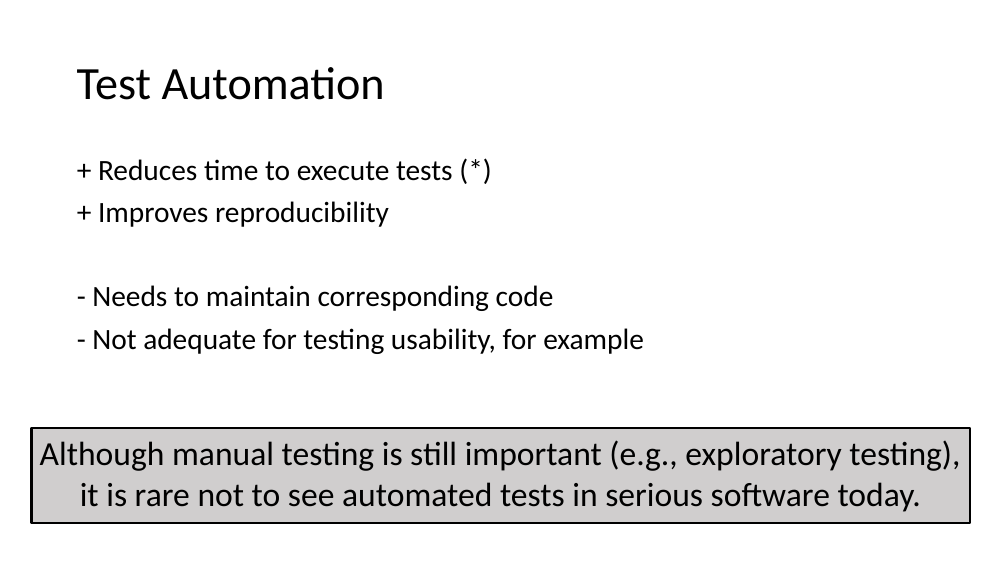
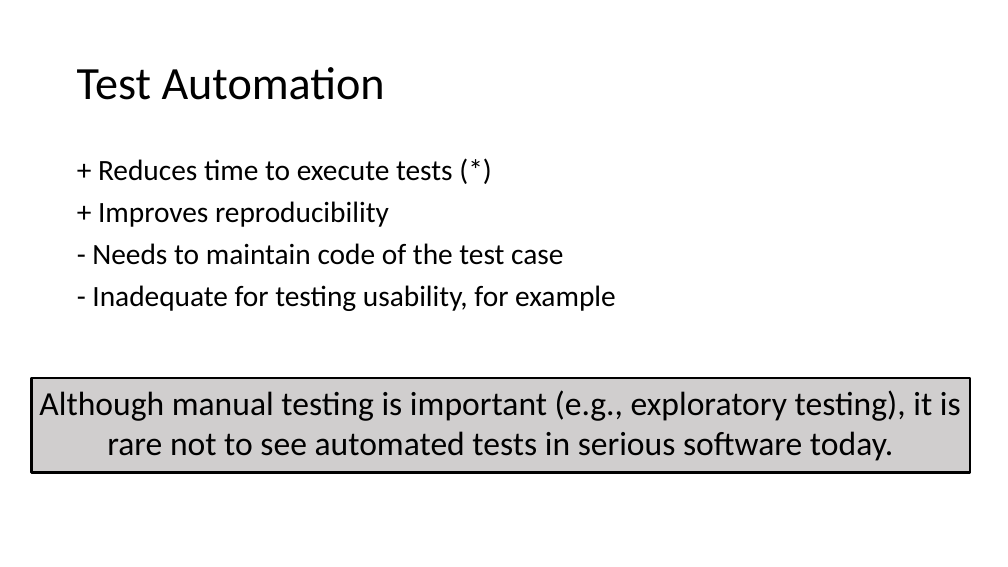
Before and after one commit to damorim/testing-cin-minicourse, a slide deck: slide 19 of testing-minicourse.pptx. Drawn at 1008x567 pixels with LibreOffice and Linux fonts; fonts in the diff are those of the drawing. Boxes give left, top, right and bottom in pixels: in the first picture for what was removed or moved away, otherwise in the second. Text is boxed around its words. In the diff, an @@ line names an element or a change of style, - is before the commit and + after.

```diff
--- a/testing-minicourse.pptx
+++ b/testing-minicourse.pptx
@@ text at (x1=92, y1=243, x2=616, y2=311): text changed @@
-- Needs to maintain corresponding code
-- Not adequate for testing usability, for example
+- Needs to maintain code of the test case
+- Inadequate for testing usability, for example
@@ rectangle "Although manual testing is important ..." moved from (x1=32, y1=429, x2=971, y2=523) to (x1=32, y1=378, x2=971, y2=473) @@
@@ text in rectangle at (x1=39, y1=390, x2=961, y2=461): text changed @@
-Although manual testing is still important (e.g., exploratory testing), it is rare not to see automated tests in serious software today.
+Although manual testing is important (e.g., exploratory testing), it is rare not to see automated tests in serious software today.
```
Also in this commit, not shown: 17 other slides changed, 30 slides added, 2 slides removed.
